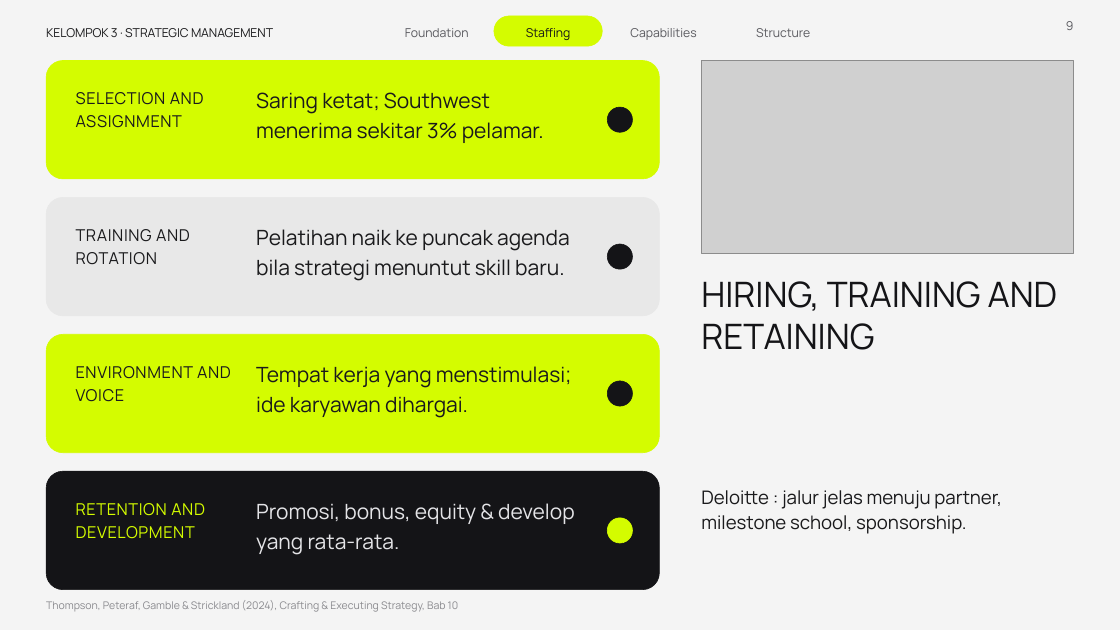
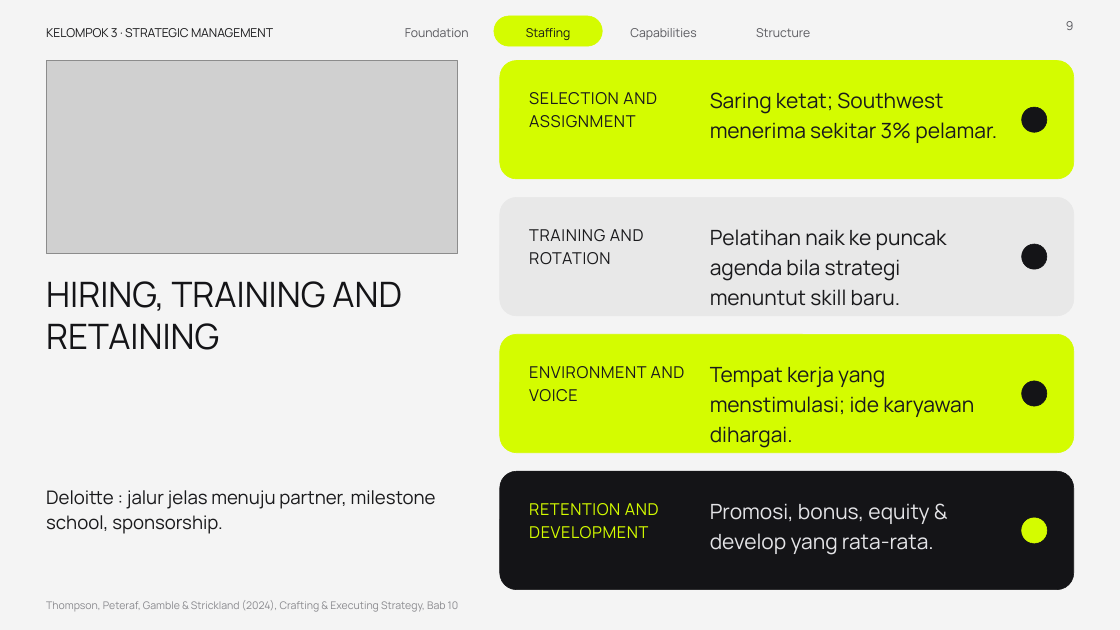
Before and after one commit to aslihabnuri/Dom-Manipulation, a slide deck: slide 9 of presentasi_ch10_kelompok3/SMJKT_Group 3_Aslih_Chapter 10 Strategy Execution.pptx. Drawn at 1120x630 pixels with LibreOffice and Linux fonts; fonts in the diff are those of the drawing; grey boxes stand for pictures; background and template pictures are left out. Boxes give left, top, right and bottom in pixels: in the first picture for what was removed or moved away, otherwise in the second. Text is boxed around its words. In the diff, an @@ line names an element or a change of style, - is before the commit and + after.

```diff
--- a/presentasi_ch10_kelompok3/SMJKT_Group 3_Aslih_Chapter 10 Strategy Execution.pptx
+++ b/presentasi_ch10_kelompok3/SMJKT_Group 3_Aslih_Chapter 10 Strategy Execution.pptx
@@ picture added at bbox=[46, 60, 458, 254] @@
@@ rounded rectangle: place and size @@
-rounded rectangle at bbox=[46, 60, 660, 179]
+rounded rectangle at bbox=[500, 60, 1074, 179]
@@ picture removed at bbox=[702, 60, 1074, 254] @@
@@ text "Saring ketat; Southwest menerima sekitar ...": place and size @@
-text "Saring ketat; Southwest menerima sekitar ..." at bbox=[256, 92, 544, 143]
+text "Saring ketat; Southwest menerima sekitar ..." at bbox=[710, 92, 997, 143]
@@ rounded rectangle: place and size @@
-rounded rectangle at bbox=[46, 197, 660, 316]
+rounded rectangle at bbox=[500, 197, 1074, 316]
@@ text "Pelatihan naik ke puncak agenda ..." rewrapped from bbox=[256, 229, 570, 281] to bbox=[710, 229, 947, 306] @@
@@ text "HIRING, TRAINING AND RETAINING": place and size @@
-text "HIRING, TRAINING AND RETAINING" at bbox=[701, 281, 1058, 350]
+text "HIRING, TRAINING AND RETAINING" at bbox=[46, 281, 402, 350]
@@ rounded rectangle: place and size @@
-rounded rectangle at bbox=[46, 334, 660, 453]
+rounded rectangle at bbox=[500, 334, 1074, 453]
@@ text "Tempat kerja yang menstimulasi; ide ..." rewrapped from bbox=[256, 366, 572, 418] to bbox=[710, 366, 974, 448] @@
@@ rounded rectangle: place and size @@
-rounded rectangle at bbox=[46, 471, 660, 590]
+rounded rectangle at bbox=[500, 471, 1074, 590]
@@ text "Deloitte : jalur jelas menuju ..." rewrapped from bbox=[701, 490, 1002, 534] to bbox=[46, 490, 436, 534] @@
@@ 4 texts: place and size @@
-4 texts at bbox=[76, 92, 231, 539]
+4 texts at bbox=[529, 92, 685, 539]
@@ text "Promosi, bonus, equity & develop ..." rewrapped from bbox=[256, 503, 575, 555] to bbox=[710, 503, 934, 555] @@
@@ 4 ellipses: place and size @@
-4 ellipses at bbox=[607, 107, 633, 544]
+4 ellipses at bbox=[1022, 107, 1047, 544]
```
Also in this commit, not shown: 7 other slides changed, 1 other file.
